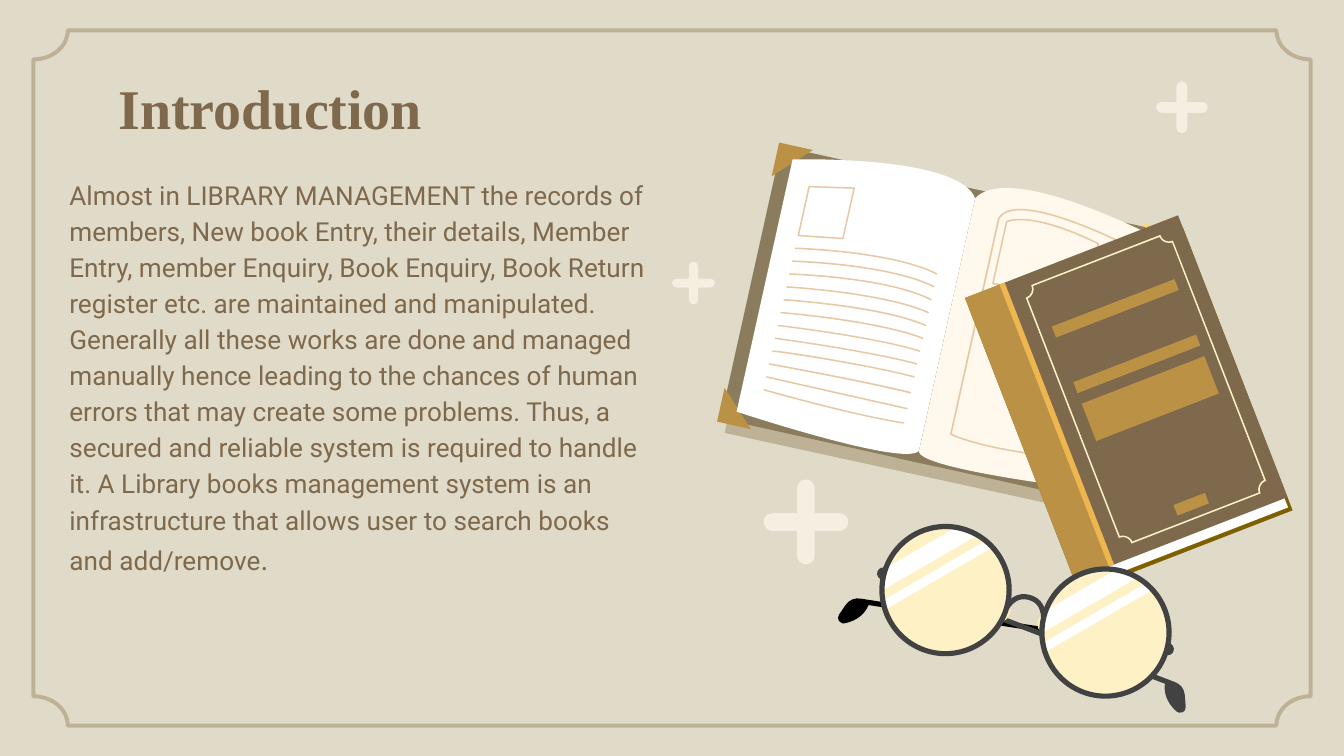
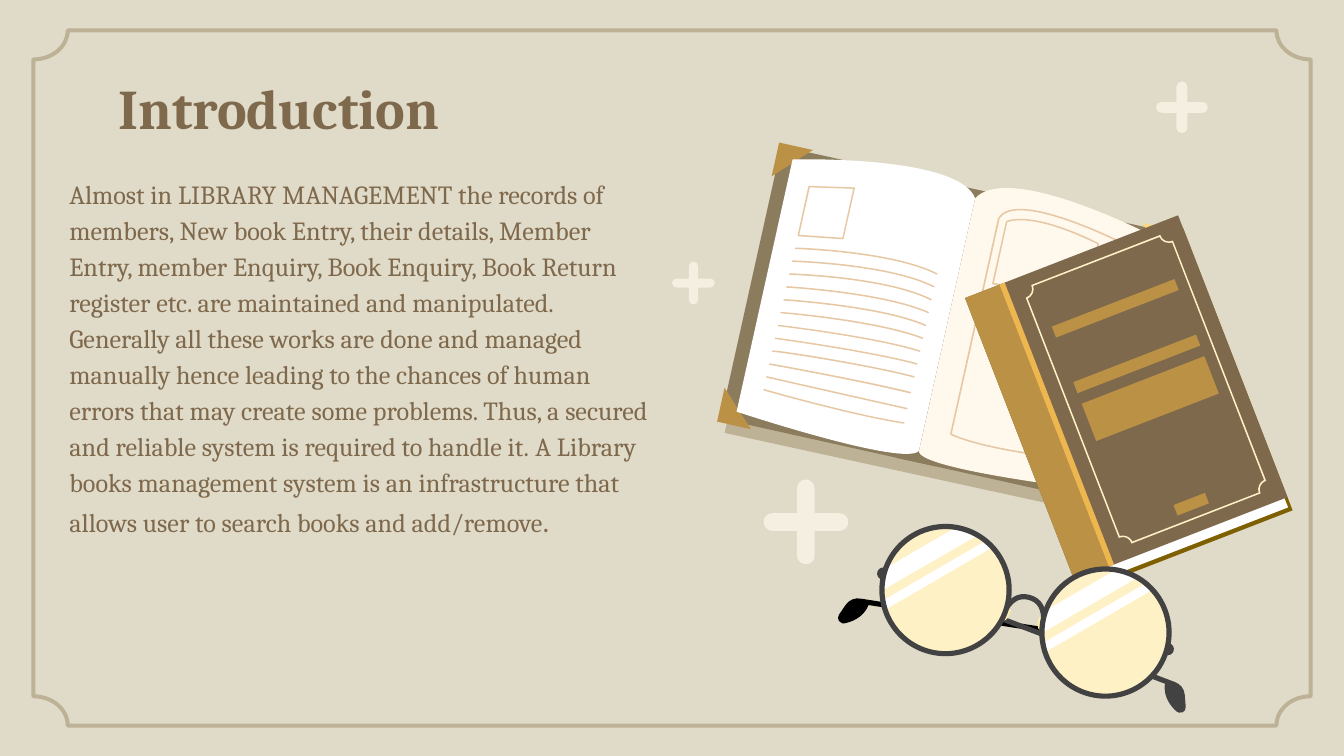
Before and after one commit to Andipstha/theFusion-Project-I, a slide deck: slide 3 of Documentation/LBMS_Presentation.pptx. Drawn at 1344x756 pixels with LibreOffice and Linux fonts; fonts in the diff are those of the drawing; background and template pictures are left out. Boxes give left, top, right and bottom in pixels: in the first picture for what was removed or moved away, otherwise in the second. Text is boxed around its words. In the diff, an @@ line names an element or a change of style, - is before the commit and + after.

```diff
--- a/Documentation/LBMS_Presentation.pptx
+++ b/Documentation/LBMS_Presentation.pptx
@@ title "Introduction" at (118,90,439,130): font Times New Roman to Cambria @@
@@ subtitle "Almost in LIBRARY MANAGEMENT the ..." at (69,185,647,535): font Roboto to Cambria @@
```
Also in this commit, not shown: 9 other slides changed, 2 other files.
